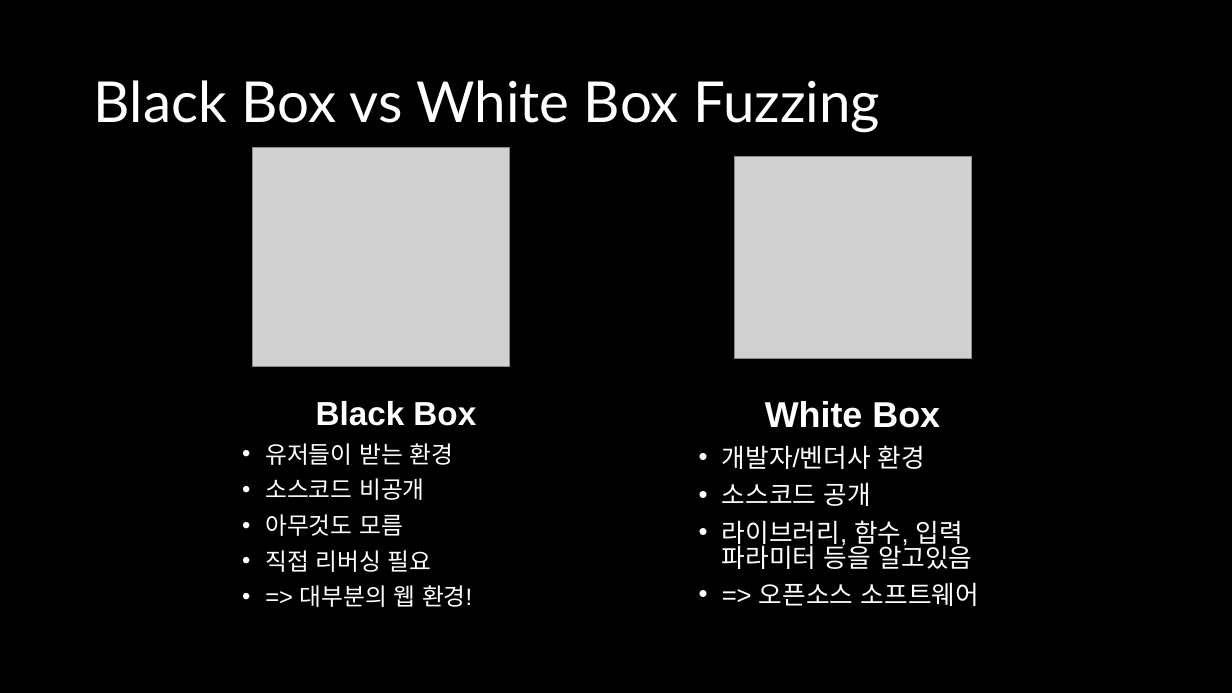
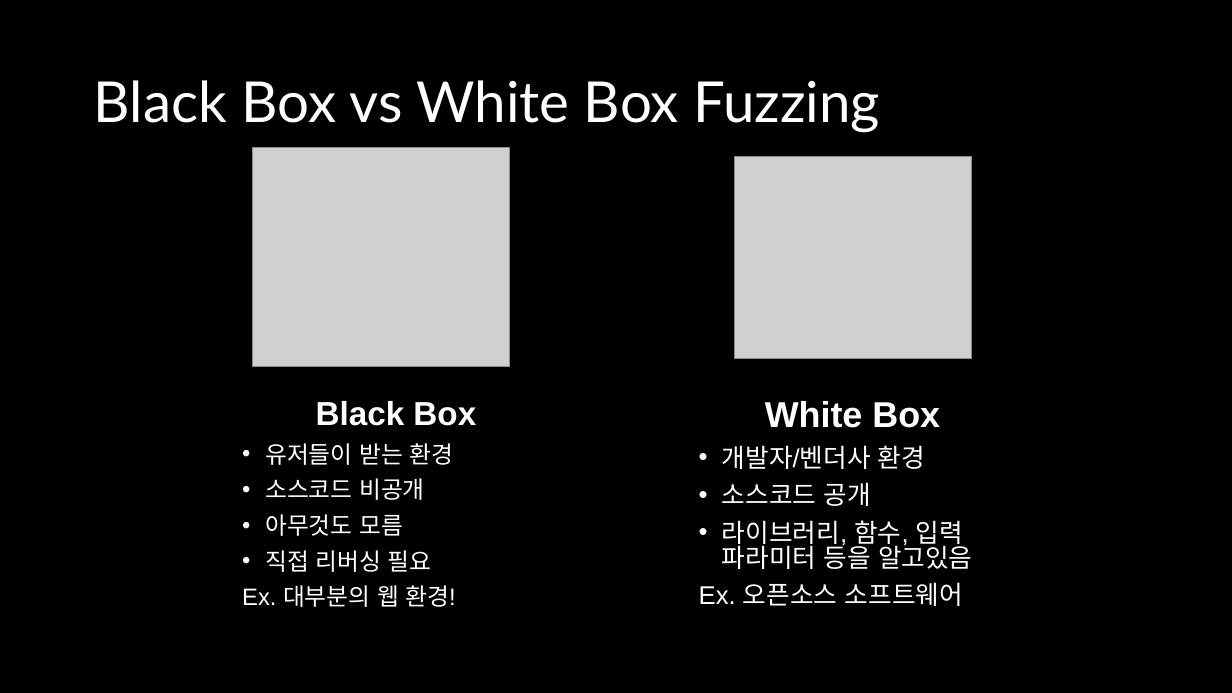
Before and after one commit to mirusu400/fuzzing-bug-hunting, a slide deck: slide 8 of 김성진_Fuzzing과 툴을 활용한 리얼월드 버그 헌팅.pptx. Drawn at 1232x693 pixels with LibreOffice and Linux fonts; fonts in the diff are those of the drawing; grey boxes stand for pictures. Boxes give left, top, right and bottom in pixels: in the first picture for what was removed or moved away, otherwise in the second. Text is boxed around its words. In the diff, an @@ line names an element or a change of style, - is before the commit and + after.

```diff
--- a/김성진_Fuzzing과 툴을 활용한 리얼월드 버그 헌팅.pptx
+++ b/김성진_Fuzzing과 툴을 활용한 리얼월드 버그 헌팅.pptx
@@ text at <box>242,585,455,607</box>: text changed @@
-• => 대부분의 웹 환경!
+Ex. 대부분의 웹 환경!
@@ text at <box>699,582,963,606</box>: text changed @@
-• => 오픈소스 소프트웨어
+Ex. 오픈소스 소프트웨어
```
Also in this commit, not shown: 4 other slides changed, 9 slides added.
